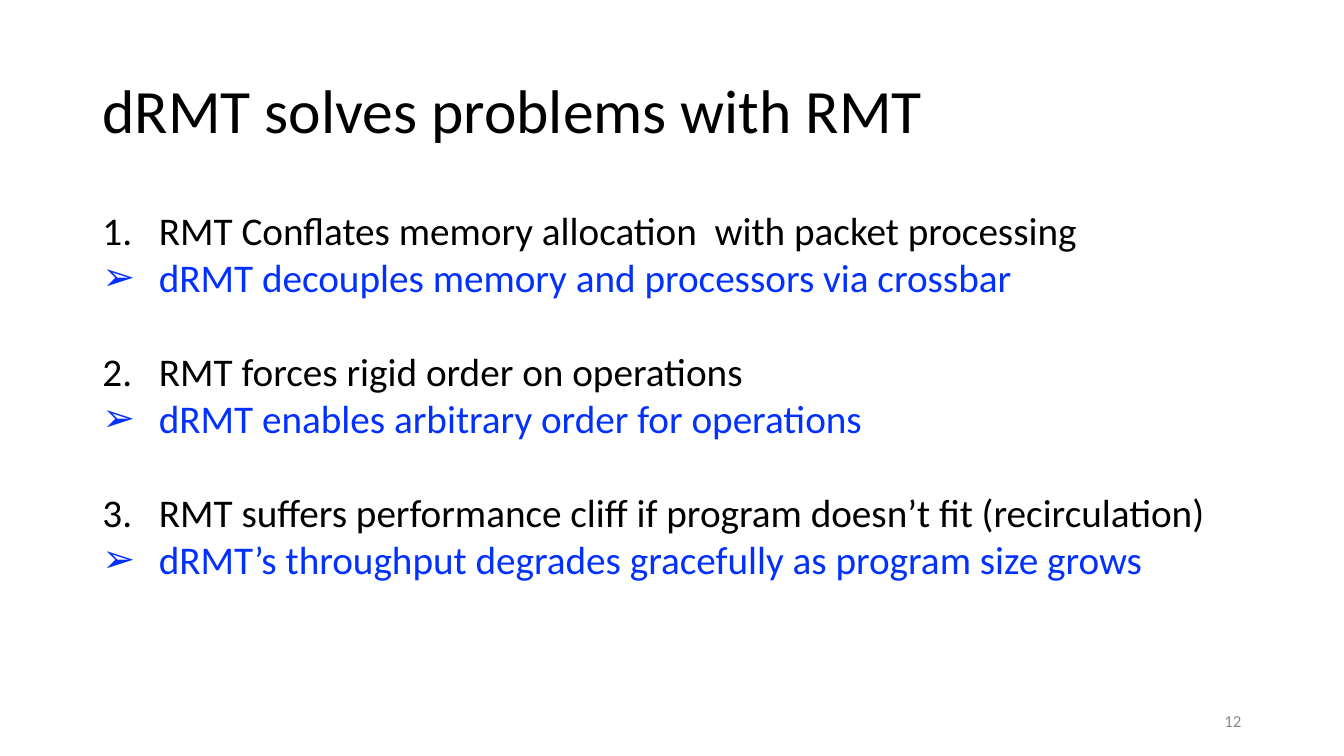
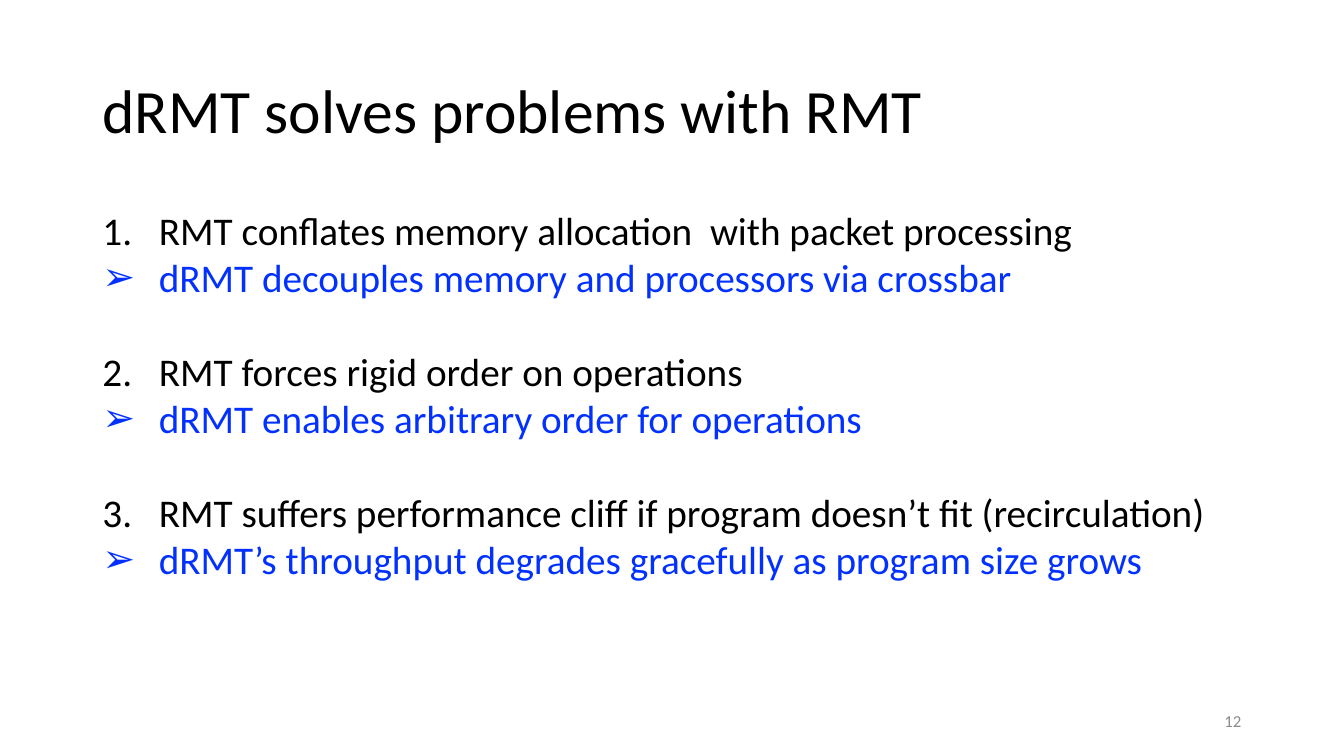
Before and after one commit to anirudhSK/drmt_talk, a slide deck: slide 12 of drmt.pptx. Drawn at 1344x756 pixels with LibreOffice and Linux fonts; fonts in the diff are those of the drawing. Boxes give left, top, right and bottom in pixels: in the first picture for what was removed or moved away, otherwise in the second. Text is boxed around its words. In the diff, an @@ line names an element or a change of style, - is before the commit and + after.

```diff
--- a/drmt.pptx
+++ b/drmt.pptx
@@ text at (x1=159, y1=217, x2=1072, y2=252): text changed @@
-1. RMT Conflates memory allocation with packet processing
+1. RMT conflates memory allocation with packet processing
```
Also in this commit, not shown: 2 other slides changed, 1 slide added.
